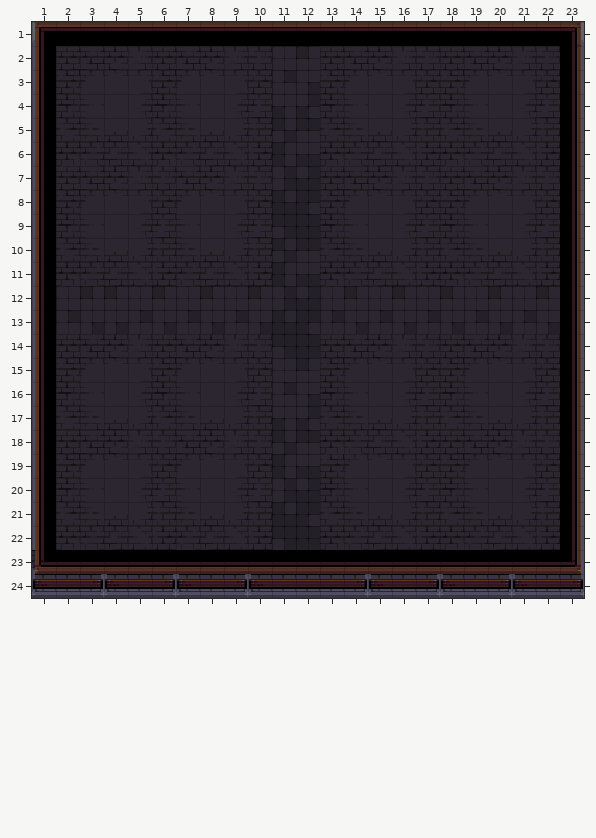
Tiled map (JSON): assets/tilemaps/lobby_room.json. Above, as it was before the edit.
Cells are 16x16 px. Shown: x 1..23, y 1..24.
And afterwards:
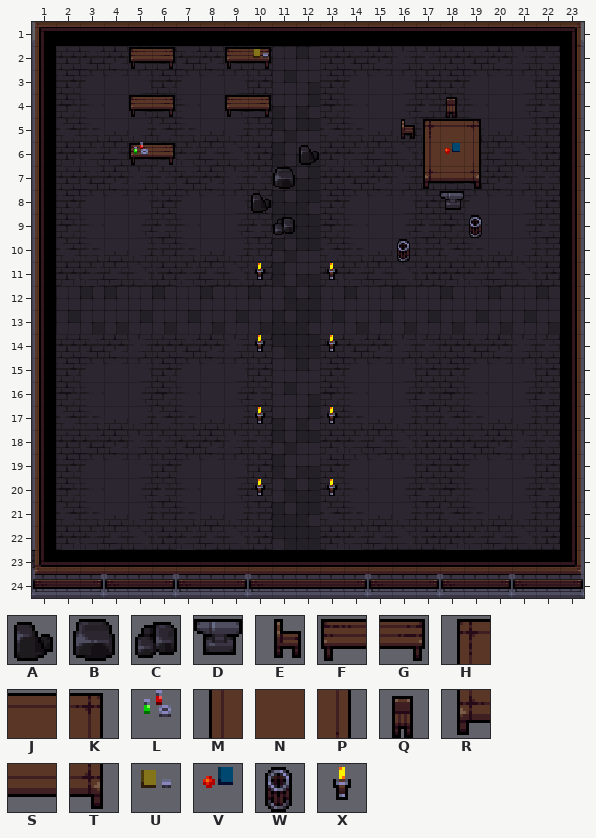
Key: from "tilemap": A 196, B 199, C 200, D 380, E 408, F 411, G 412, H 414, J 415, K 416, L 417, M 444, N 445, P 446, Q 468, R 474, S 475, T 476, U 477, V 507, W 593, X 594.
_ is an empty cell.
Tiles of an added or newly shown layer are drawn over the layers below it.
From old to new:
Layer "Objects" (added):
y 2: x 5..6 __ -> FG; x 9..10 __ -> FG
y 4: x 5..6 __ -> FG; x 9..10 __ -> FG; x 18 _ -> Q
y 5: x 16..19 ____ -> EHJK
y 6: x 5..6 __ -> FG; x 12 _ -> A; x 17..19 ___ -> MNP
y 7: x 11 _ -> B; x 17..19 ___ -> RST
y 8: x 10 _ -> A; x 18 _ -> D
y 9: x 11 _ -> C; x 19 _ -> W
y 10: x 16 _ -> W
y 11: x 10 _ -> X; x 13 _ -> X
y 14: x 10 _ -> X; x 13 _ -> X
y 17: x 10 _ -> X; x 13 _ -> X
y 20: x 10 _ -> X; x 13 _ -> X
Layer "Smalls" (added):
y 2: x 10 _ -> U
y 6: x 5 _ -> L; x 18 _ -> V
